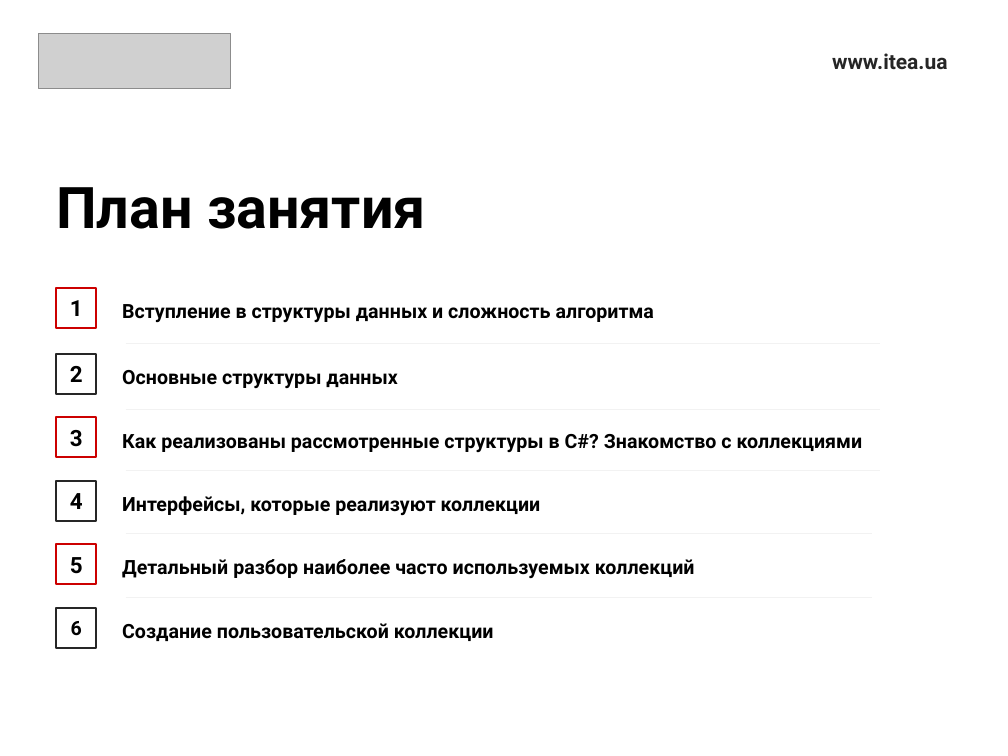
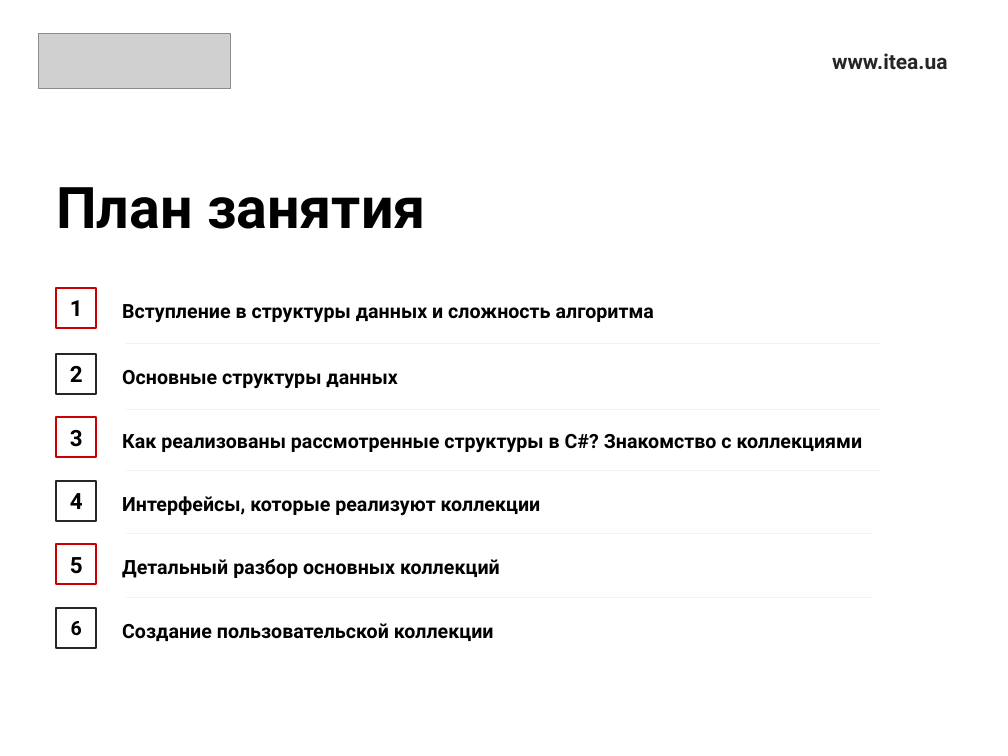
Before and after one commit to Ryabik/CSharpProfessional, a slide deck: slide 3 of 1.Collections/CollectionsPresentation.pptx. Drawn at 1008x756 pixels with LibreOffice and Linux fonts; fonts in the diff are those of the drawing; grey boxes stand for pictures. Boxes give left, top, right and bottom in pixels: in the first picture for what was removed or moved away, otherwise in the second. Text is boxed around its words. In the diff, an @@ line names an element or a change of style, - is before the commit and + after.

```diff
--- a/1.Collections/CollectionsPresentation.pptx
+++ b/1.Collections/CollectionsPresentation.pptx
@@ text at box(122, 559, 500, 578): text changed @@
-Детальный разбор наиболее часто используемых коллекций
+Детальный разбор основных коллекций
```
